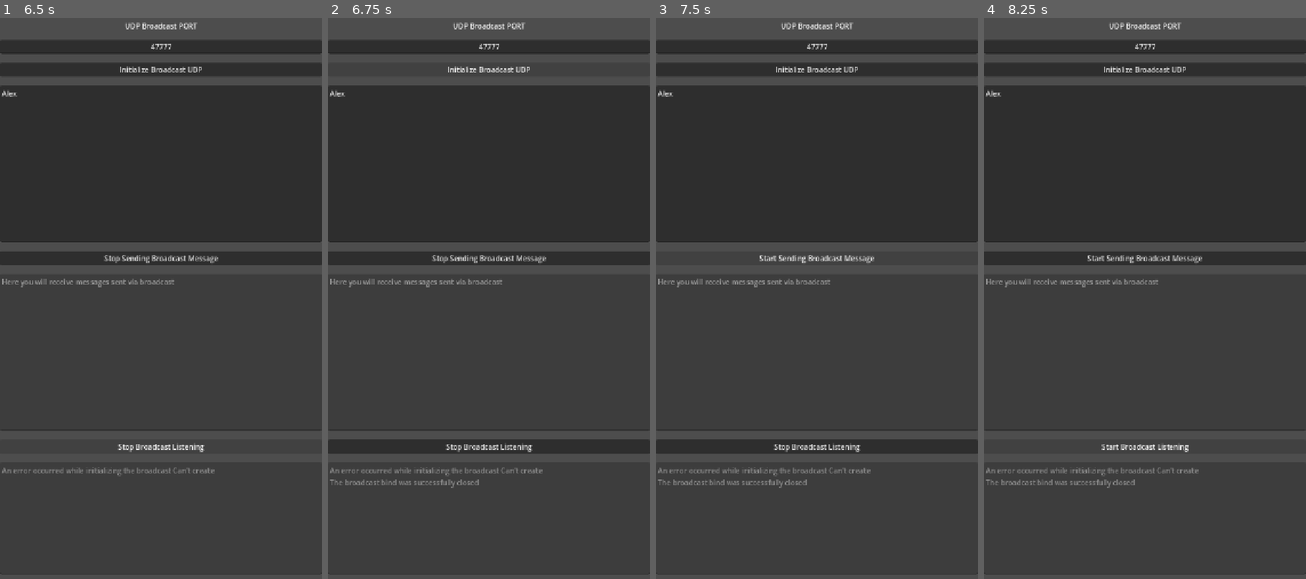
Above: before the commit, frames 1-4 (left to right).
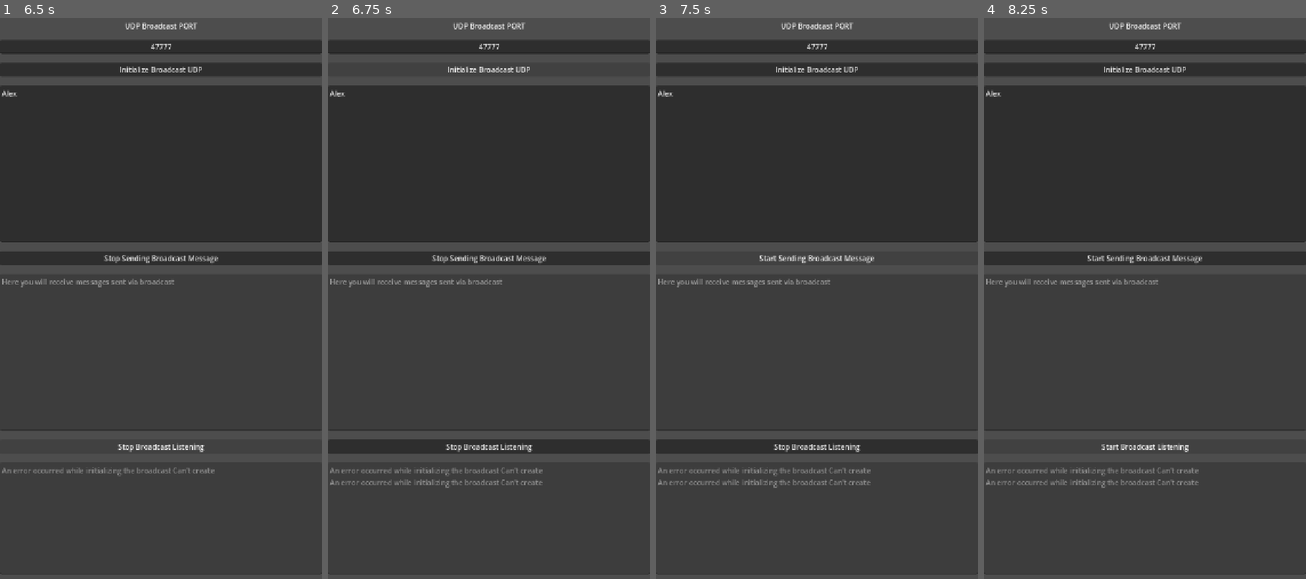
Above: after the commit, the same moments.

Repository: AchcarLucas/Network-Broadcast-Discovery-Godot-Example
Game: Godot game, scene res://scenes/game/BroadcastMainScene.tscn
Two runs of this game, one before a commit and one after it. Both use one fixed random seed, a clock stepped at 60 frames per second and the inputs below.
Inputs (mouse positions are in pixels of both pictures, inside the frame that each line leads up to):
- Up to frame 1 (6.5 s): click (161, 163) at 0.52 s; type "Alex" at 0.6 s; click "Initialize Broadcast UDP" at 1.25 s; click "Start Sending Broadcast Messa…" at 2 s; click "Start Broadcast Listening" at 2.75 s; click "Stop Sending Broadcast Message" at 3.5 s; click "Start Sending Broadcast Messa…" at 4.25 s; click "Stop Broadcast Listening" at 5 s; click "Start Broadcast Listening" at 5.75 s
- Up to frame 2 (6.75 s): click "Initialize Broadcast UDP" at 6.5 s
- Up to frame 3 (7.5 s): click "Stop Sending Broadcast Message" at 7.25 s
- Up to frame 4 (8.25 s): click "Stop Broadcast Listening" at 8 s

Frame 1 is identical in both runs. In frame 2, 0.3% of the frame differs, in the area x 0-67%, y 82-84%; in frame 3, 0.3%; in frame 4, 0.3%.

Commit message:
- se falhar a conexão, simplesmente coloca null na variável _network_broadcast_discovery

Diff:
--- a/scripts/game/BroadcastMain.gd
+++ b/scripts/game/BroadcastMain.gd
@@ -17,8 +17,6 @@
 func _process(delta: float) -> void:
 	if _network_broadcast_discovery == null:
 		return
-
-
 
 	if 	_start_sending_broadcast:
 		_timer += delta
@@ -62,6 +60,7 @@
 			_append_broadcast_logger(
 				"An error occurred while initializing the broadcast %s" % [error_string(error)]
 			)
+			_network_broadcast_discovery = null
 			return
 
 		_append_broadcast_logger(
